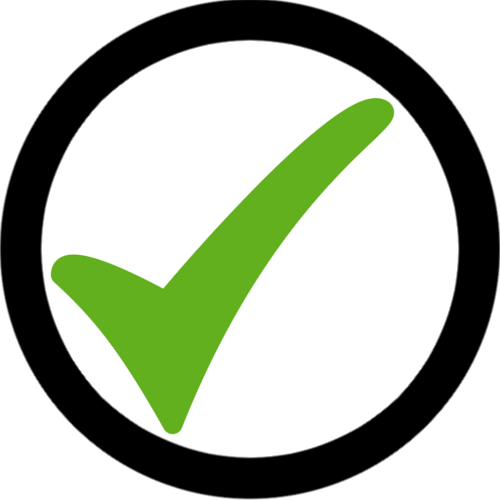
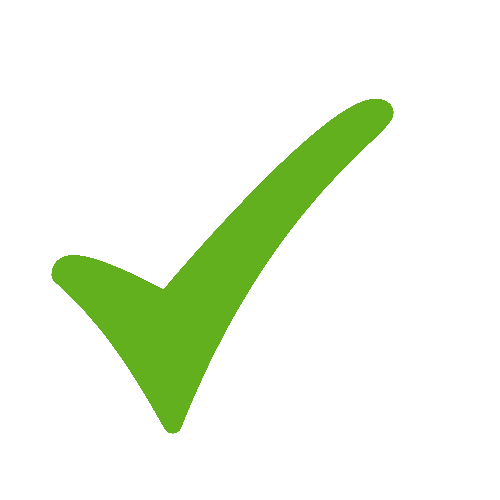
Layer changes from the first w=500, h=500 image to the second:
painted on "Pasted Layer" over bbox(45, 83, 407, 443)
removed layer "Background" over bbox(0, 0, 500, 500)
